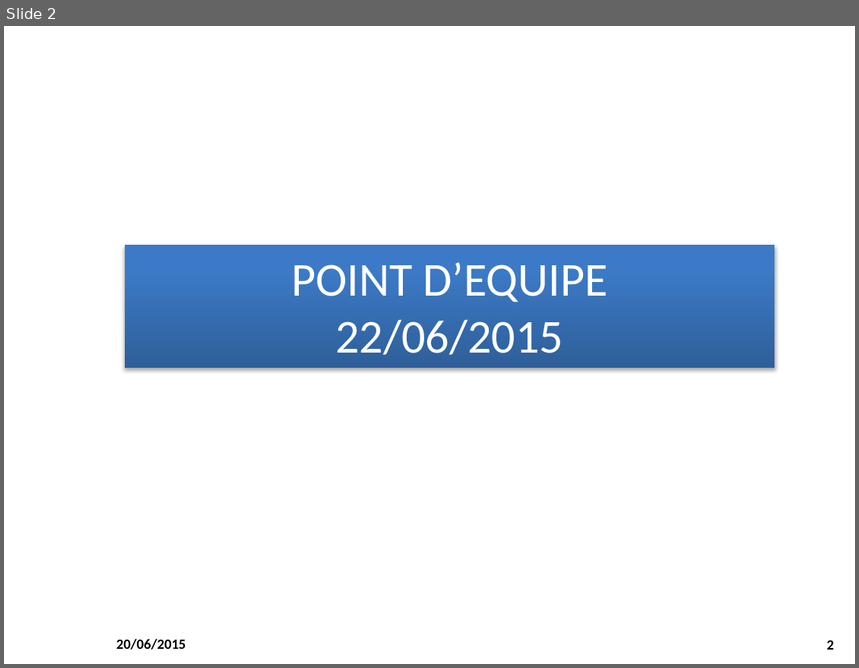
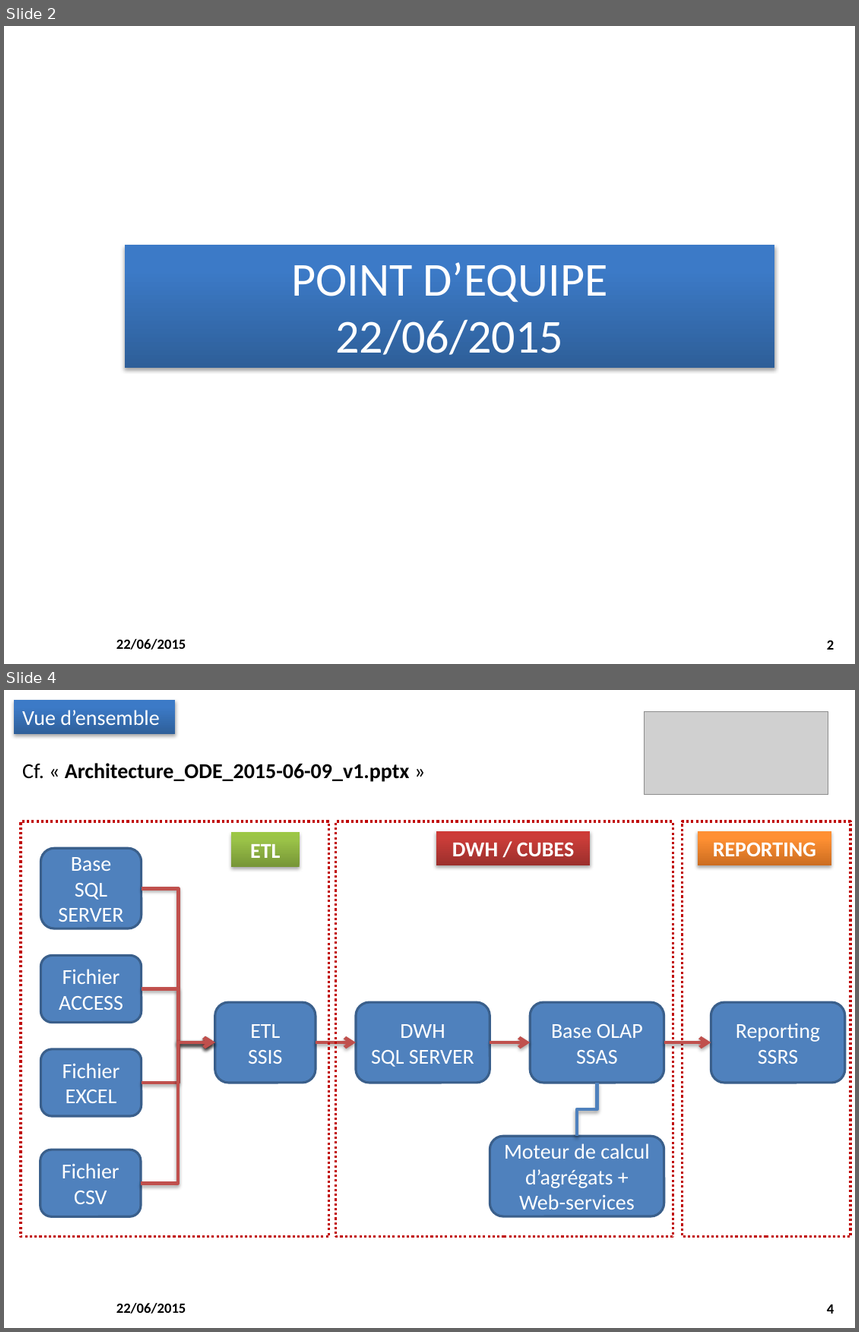
Before and after one commit to M2SIID-ODE/Projet_ODE, a slide deck: Documentation/4 - Suivi projet/Point_Equipe_2015-06_22.pptx. Shown one above the other, each under a label of ours: slide 2 before the commit, slides 2 and 4 after it; the slides between them are not shown. The pictures are 859x668 and 859x1332 pixels, drawn with LibreOffice and Linux fonts; fonts in the diff are those of the drawing; grey boxes stand for pictures; background and template pictures are left out. Boxes give left, top, right and bottom in pixels: in the first picture for what was removed or moved away, otherwise in the second. Text is boxed around its words. In the diff, an @@ line names an element or a change of style, - is before the commit and + after.

```diff
--- a/Documentation/4 - Suivi projet/Point_Equipe_2015-06_22.pptx
+++ b/Documentation/4 - Suivi projet/Point_Equipe_2015-06_22.pptx
@@ slide 4 added at box(4, 690, 855, 1328), background #FFFFFF; not listed: 2 template elements that a slide beside it also shows @@
@@ rectangle added at box(14, 700, 176, 734), fill gradient #2F5F99 to #3D7CC7 to #3A7CCB, 18 pt, text #FFFFFF @@
+Vue d’ensemble
@@ picture added at box(644, 711, 828, 795) @@
@@ text added at box(22, 763, 409, 782), 18 pt, text #000000, bold @@
+Cf. « Architecture_ODE_2015-06-09_v1.pptx »
@@ rectangle added at box(21, 822, 329, 1237), outline #C00000 2 pt dashed @@
@@ rectangle added at box(336, 822, 673, 1237), outline #C00000 2 pt dashed @@
@@ rectangle added at box(683, 822, 851, 1237), outline #C00000 2 pt dashed @@
@@ rounded rectangle added at box(40, 848, 141, 929), fill #4F81BD, outline #3A5F8C 2 pt, 18 pt, text #FFFFFF @@
+Base
+SQL SERVER
@@ rectangle added at box(231, 832, 300, 866), fill gradient #779737 to #9BC348 to #9DC746, 18 pt, text #FFFFFF, bold @@
+ETL
@@ rectangle added at box(436, 831, 591, 866), fill gradient #9C2F2D to #CB3E3A to #CE3B37, 18 pt, text #FFFFFF, bold @@
+DWH / CUBES
@@ rectangle added at box(698, 831, 832, 866), fill gradient #CC6E20 to #FF9034 to #FF9136, 18 pt, text #FFFFFF, bold @@
+REPORTING
@@ elbow arrow added from (141, 888) to (215, 1043), #C0504D 3 pt @@
@@ rounded rectangle added at box(40, 955, 141, 1023), fill #4F81BD, outline #3A5F8C 2 pt, 18 pt, text #FFFFFF @@
+Fichier
+ACCESS
@@ elbow arrow added from (141, 989) to (215, 1043), #C0504D 3 pt @@
@@ rounded rectangle added at box(215, 1002, 316, 1082), fill #4F81BD, outline #3A5F8C 2 pt, 18 pt, text #FFFFFF @@
+ETL
+SSIS
@@ rounded rectangle added at box(356, 1002, 489, 1082), fill #4F81BD, outline #3A5F8C 2 pt, 18 pt, text #FFFFFF @@
+DWH
+SQL SERVER
@@ rounded rectangle added at box(530, 1002, 664, 1082), fill #4F81BD, outline #3A5F8C 2 pt, 18 pt, text #FFFFFF @@
+Base OLAP
+SSAS
@@ rounded rectangle added at box(712, 1002, 845, 1082), fill #4F81BD, outline #3A5F8C 2 pt, 18 pt, text #FFFFFF @@
+Reporting
+SSRS
@@ rounded rectangle added at box(40, 1049, 141, 1116), fill #4F81BD, outline #3A5F8C 2 pt, 18 pt, text #FFFFFF @@
+Fichier
+EXCEL
@@ elbow arrow added from (141, 1083) to (215, 1043), #C0504D 3 pt @@
@@ elbow arrow added from (141, 1184) to (215, 1043), #C0504D 3 pt @@
@@ arrow added from (316, 1043) to (356, 1043), #C0504D 3 pt @@
@@ arrow added from (490, 1043) to (530, 1043), #C0504D 3 pt @@
@@ arrow added from (664, 1043) to (712, 1043), #C0504D 3 pt @@
@@ elbow line added from (577, 1136) to (598, 1083), #4F81BD 3 pt @@
@@ rounded rectangle added at box(490, 1136, 664, 1216), fill #4F81BD, outline #3A5F8C 2 pt, 18 pt, text #FFFFFF @@
+Moteur de calcul d’agrégats + Web-services
@@ rounded rectangle added at box(40, 1150, 141, 1217), fill #4F81BD, outline #3A5F8C 2 pt, 18 pt, text #FFFFFF @@
+Fichier
+CSV
@@ slide 2 changed as well @@
@@ text at box(116, 639, 186, 650): text changed @@
-20/06/2015
+22/06/2015
```
Also in this commit, not shown: 3 other slides changed, 5 other slides added, 2 slides removed.
